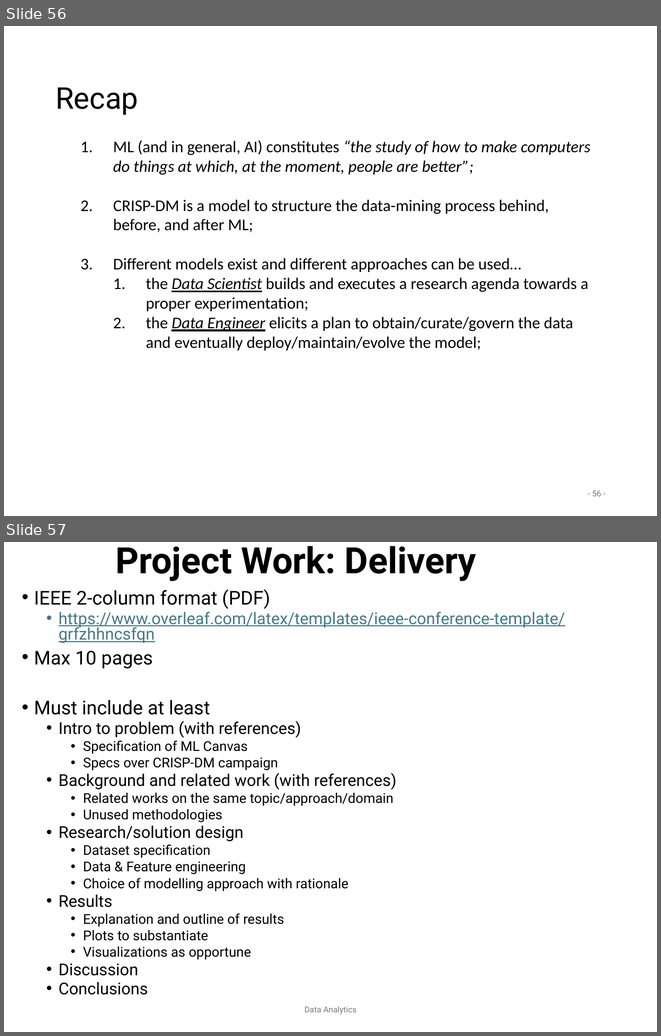
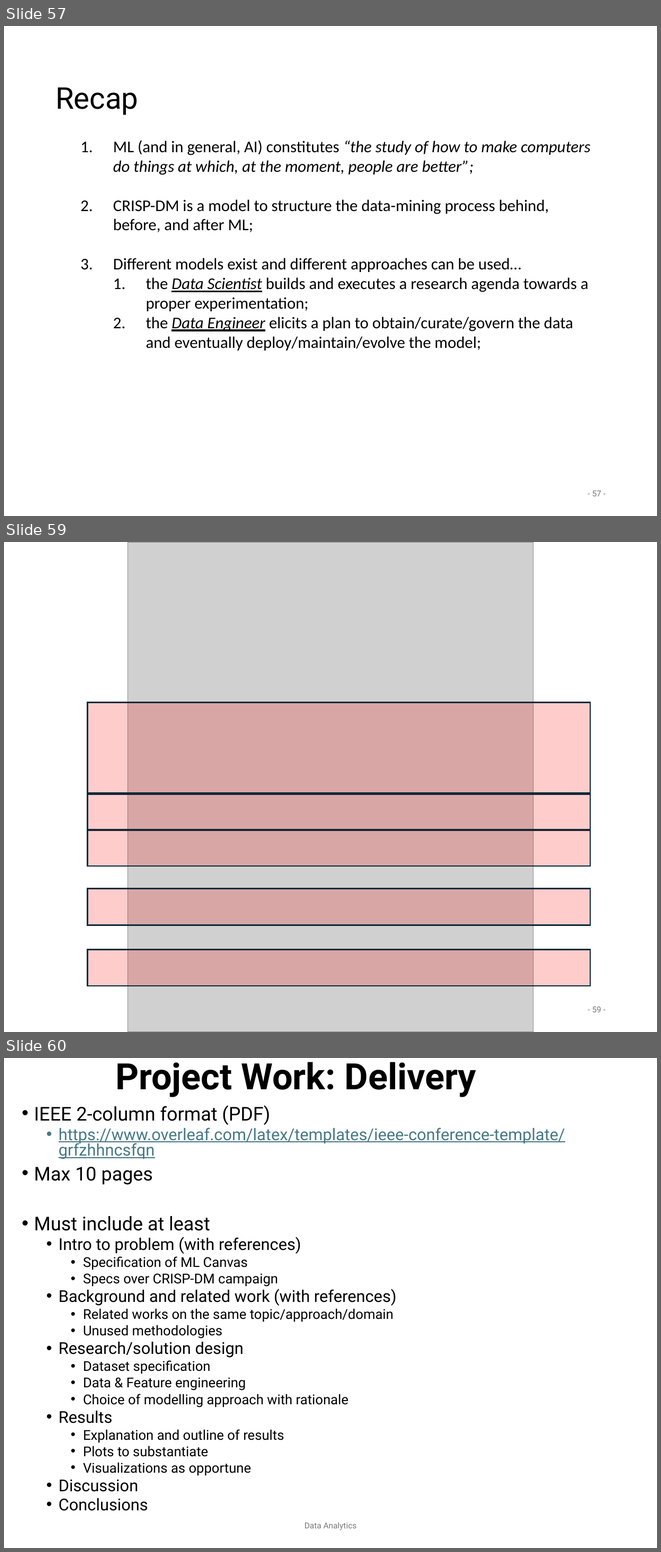
Before and after one commit to SannioAnalytics/Online-Materials, a slide deck: 2. Intro - ML+BI Overview 101.pptx. Shown one above the other, each under a label of ours: slides 56 and 57 before the commit, slides 57, 59 and 60 after it; the slides between them are not shown. The pictures are 661x1036 and 661x1552 pixels, drawn with LibreOffice and Linux fonts; fonts in the diff are those of the drawing; grey boxes stand for pictures. Boxes give left, top, right and bottom in pixels: in the first picture for what was removed or moved away, otherwise in the second. Text is boxed around its words. In the diff, an @@ line names an element or a change of style, - is before the commit and + after.

```diff
--- a/2. Intro - ML+BI Overview 101.pptx
+++ b/2. Intro - ML+BI Overview 101.pptx
@@ slide 59 added at (4, 542, 657, 1032), background #FFFFFF @@
@@ picture added at (127, 542, 533, 1032) @@
@@ rectangle added at (88, 703, 590, 793), fill #FF0000 at 20% opacity, outline #092A39 1.5 pt @@
@@ rectangle added at (88, 794, 590, 831), fill #FF0000 at 20% opacity, outline #092A39 1.5 pt @@
@@ rectangle added at (88, 829, 590, 866), fill #FF0000 at 20% opacity, outline #092A39 1.5 pt @@
@@ rectangle added at (88, 889, 590, 925), fill #FF0000 at 20% opacity, outline #092A39 1.5 pt @@
@@ rectangle added at (88, 950, 590, 986), fill #FF0000 at 20% opacity, outline #092A39 1.5 pt @@
@@ page number added at (592, 1006, 601, 1012), 9 pt, text #797979 @@
+- 59 -
@@ what was slide 56 is now slide 57 @@
@@ page number at (592, 490, 601, 496): text changed @@
-- 56 -
+- 57 -
@@ what was slide 57 is now slide 60 @@
```
Also in this commit, not shown: 2 other slides added.
